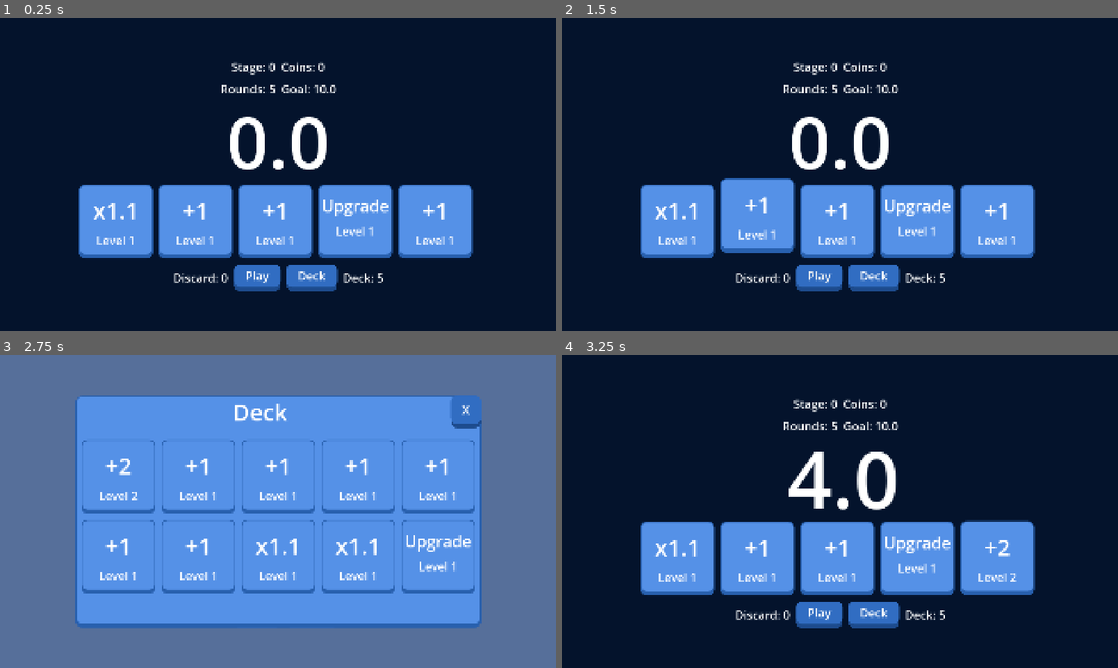
Above: before the commit, frames 1-4 (two rows, left to right).
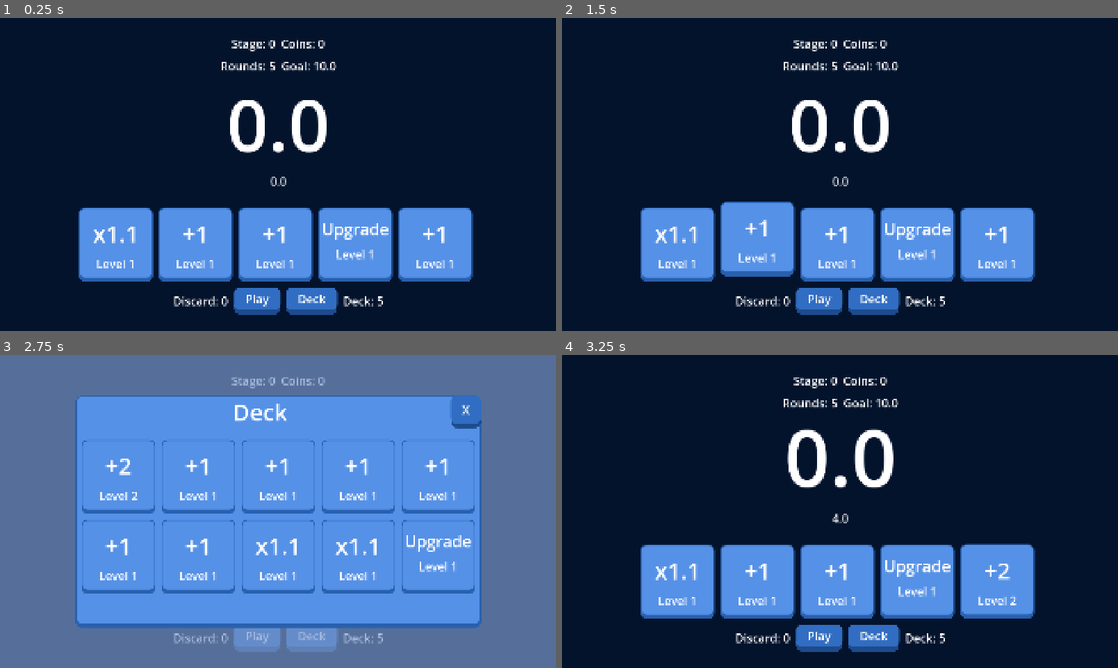
Above: after the commit, the same moments.

Repository: billyhawkes/card-game
Game: Godot game, scene res://scenes/game/game.tscn
Same seed, same stepped clock (60 frames per second), same inputs: the game is played once before the commit and once after it.
Inputs:
- Up to frame 1 (0.25 s): no input
- Up to frame 2 (1.5 s): click "Play" at 0.5 s; click "Play" at 1.25 s
- Up to frame 3 (2.75 s): click "Deck" at 2 s
- Up to frame 4 (3.25 s): click "X" at 2.75 s

The runs differ from the first frame. In frame 1, 17% of the frame differs, in the area x 14-86%, y 7-95%; in frame 2, 17%; in frame 3, 1.7%; in frame 4, 18%.

Commit message:
task: split score/points for clarity (fixes multiply score not hand), and more

Diff:
--- a/scenes/game/game.tscn
+++ b/scenes/game/game.tscn
@@ -61,27 +61,27 @@
 text = "Goal: 10.0"
 
 [node name="PointsControl" type="Control" parent="HUD"]
+custom_minimum_size = Vector2(0, 300)
 layout_mode = 2
-size_flags_vertical = 3
 
 [node name="PointsLabel" type="Label" parent="HUD/PointsControl"]
 unique_name_in_owner = true
 layout_mode = 1
-anchors_preset = 8
-anchor_left = 0.5
-anchor_top = 0.5
-anchor_right = 0.5
-anchor_bottom = 0.5
-offset_left = -71.5
-offset_top = -171.0
-offset_right = 71.5
-offset_bottom = 171.0
+anchors_preset = 15
+anchor_right = 1.0
+anchor_bottom = 1.0
 grow_horizontal = 2
 grow_vertical = 2
-pivot_offset = Vector2(71.5, 171)
 size_flags_horizontal = 4
 theme_override_font_sizes/font_size = 250
-text = "0"
+text = "0.0"
+horizontal_alignment = 1
+
+[node name="ScoreLabel" type="Label" parent="HUD"]
+custom_minimum_size = Vector2(0, 100)
+layout_mode = 2
+text = "0.0"
+horizontal_alignment = 1
 
 [node name="HandContainer" type="Container" parent="HUD"]
 unique_name_in_owner = true
--- a/scenes/game/game_state.gd
+++ b/scenes/game/game_state.gd
@@ -3,8 +3,9 @@
 @onready var hand_container: Container = %HandContainer
 
 var rounds: int
+var score: float
 var points: float
-var points_goal: float
+var score_goal: float
 
 var is_playing_hand = false
 var deck: Array[int] = []
@@ -15,9 +16,8 @@
 	EventBus.play_hand.connect(_on_play_hand)
 
 	rounds = Game.max_rounds
-	points = 0.0
-	points_goal = Game.get_points_goal()
-	print(rounds, points, points_goal)
+	score = 0.0
+	score_goal = Game.get_points_goal()
 
 	# Fill deck randomly (Should happen at start of round)
 	for index in len(Game.cards):
@@ -62,12 +62,16 @@
 		var hand_cards = hand_container.get_children()
 		for card in hand_cards:
 			var new_points = await card.play_card(points)
-			points = new_points
+			points = snapped(new_points, 0.1)
 			EventBus.points_updated.emit(points)
+		score += points
+		points = 0.0
+		EventBus.points_updated.emit(points)
+		EventBus.score_updated.emit(score)
 		rounds -= 1
 		await get_tree().create_timer(1.0).timeout
 		EventBus.round_updated.emit(rounds)
-		if points >= points_goal:
+		if score >= score_goal:
 			EventBus.stage_complete.emit(rounds)
 		elif rounds == 0:
 			EventBus.stage_lost.emit()
--- a/scenes/game/hud.gd
+++ b/scenes/game/hud.gd
@@ -5,17 +5,21 @@
 @onready var discard_label: Label = %DiscardLabel
 @onready var deck_label: Label = %DeckLabel
 @onready var points_label: Label = %PointsLabel
+@onready var score_label: Label = $ScoreLabel
 
 func _ready() -> void:
 	EventBus.deck_updated.connect(func(new): deck_label.text = "Deck: " + str(new))
 	EventBus.round_updated.connect(func(new): round_label.text = "Rounds: " + str(new))
 	EventBus.goal_updated.connect(func(new): goal_label.text = "Goal: " + str(new))
+	EventBus.score_updated.connect(func(new): score_label.text = str(new))
 	EventBus.discard_updated.connect(func(new): discard_label.text = "Discard: " + str(new))
 	EventBus.points_updated.connect(_on_points_updated)
 
 	round_label.text = "Rounds: " + str(Game.max_rounds)
-	points_label.text = "0.0"
 	goal_label.text = "Goal: " + str(Game.get_points_goal())
+	points_label.pivot_offset.x = points_label.size.x
+	points_label.pivot_offset.y = points_label.size.y
+
 
 func _on_points_updated(new: float):
 	var tween = get_tree().create_tween()
--- a/scripts/event_bus.gd
+++ b/scripts/event_bus.gd
@@ -20,5 +20,6 @@
 signal goal_updated(new: int)
 signal discard_updated(new: int)
 signal deck_updated(new: int)
+signal score_updated(new: int)
 signal points_updated(new: int)
 signal coins_updated(new: int)
--- a/scripts/game.gd
+++ b/scripts/game.gd
@@ -19,7 +19,7 @@
 	var goal = 10.0
 	for x in stage:
 		goal *= 1.5
-	return goal
+	return snapped(goal, 0.1)
 
 func _on_upgrade_card(card_id: int, cost: int) -> void:
 	var card = cards[card_id]
@@ -32,7 +32,7 @@
 func _on_buy_card(type: Card.CardType, level:int, cost: int) -> void:
 	if coins >= cost:
 		coins -= cost
-		cards.append(Card.new(type, level, len(cards) + 1))
+		cards.append(Card.new(type, level, len(cards)))
 		EventBus.coins_updated.emit(coins)
 
 func _on_stage_complete(rounds: int) -> void:
